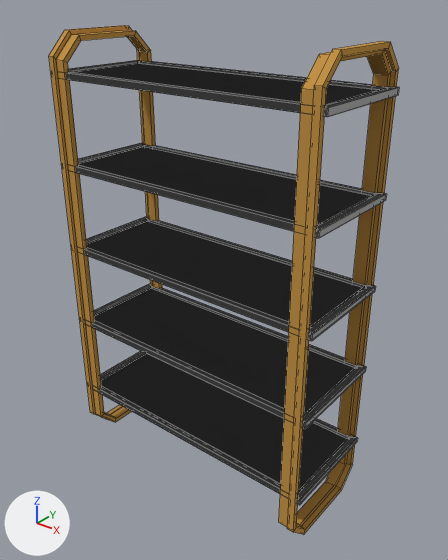
The Blender file blender/Props_Shelf_Tall.blend as it was, and as the next commit left it.
Camera for both pictures: a 50 mm camera at (2.49, -2.98, 3.41) aimed at (0.07, 0.04, 1.53). Arrows for +X, +Y and +Z are at lower left; the lights stay in place. Mesh edges are drawn as thin lines.

The older version as bpy lines, for what is in view:
```python
me_cube_005 = bpy.data.meshes.new('Cube.005')
me_cube_005.from_pydata(...)  # 144 vertices, 134 faces; spans x -1.03..1.02, y -0.41..0.41, z 0.0..3.11
# faces by material slot: [64, 65, 5]
me_cube_005.materials.append(mat_accent)  # orange #c59449
me_cube_005.materials.append(mat_main)  # grey #aaaaaa
me_cube_005.materials.append(mat_darkgrey)  # grey #868686
ob_props_shelf_tall = bpy.data.objects.new('Props_Shelf_Tall', me_cube_005)
ob_props_shelf_tall.location = (0.0, 0.0, 0.0)
_m = ob_props_shelf_tall.modifiers.new('Mirror', 'MIRROR')
_m.use_clip = True
```
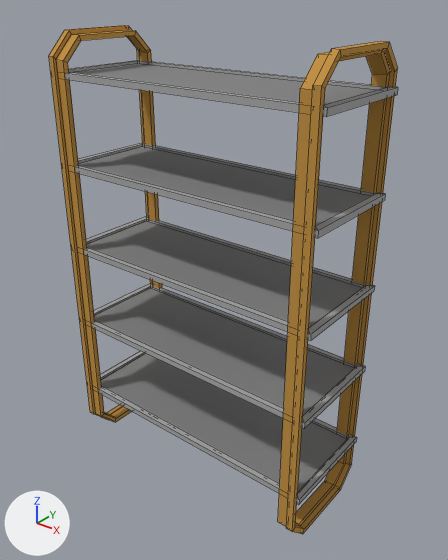
The edits, one by one:
me_cube_005 has 144 vertices, 134 faces and spans x -1.03..1.02, y -0.41..0.41, z 0.0..3.11.
me_cube_005 is used by ob_props_shelf_tall; location (0.0, 0.0, 0.0).
me_cube_005 part 1: the loose piece of 64 vertices spanning x -1.0..-0.88, y -0.41..0.41, z 0.0..3.11 is copied, and the copy is mirrored in x about the mesh origin; it spans x 0.87..1.0, y -0.41..0.41, z 0.0..3.11.
Object 'Props_Shelf_Tall' (ob_props_shelf_tall) loses its MIRROR modifier named 'Mirror'.
Modifier setting removed (it was use_clip = True).

Changed parts and their boxes [x1, y1, x2, y2] in the pictures (448 x 560 px):
'Props_Shelf_Tall', reshaped, modifiers changed: before [49, 25, 399, 534]; after [49, 25, 398, 534]
part 1 of me_cube_005, added (brown): after [278, 41, 398, 534]
